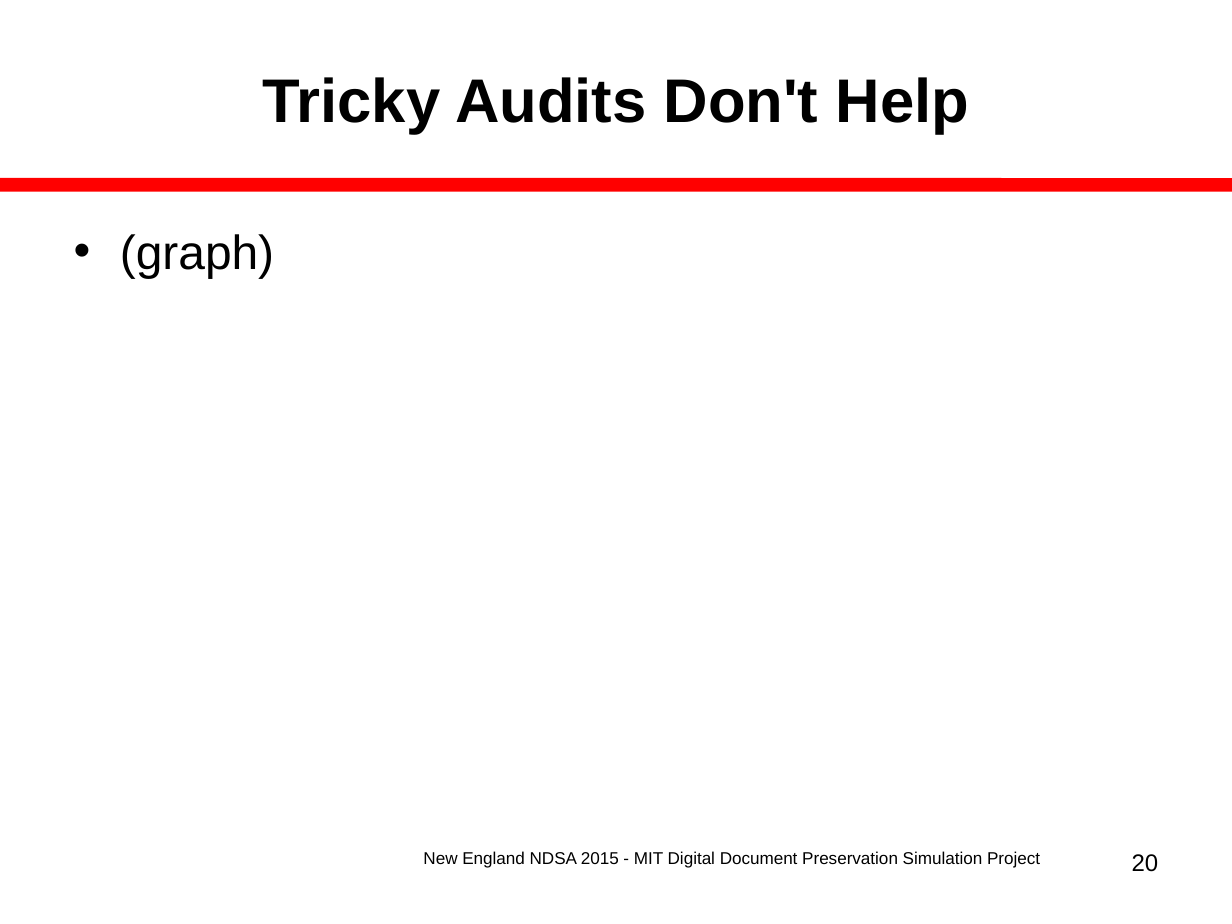
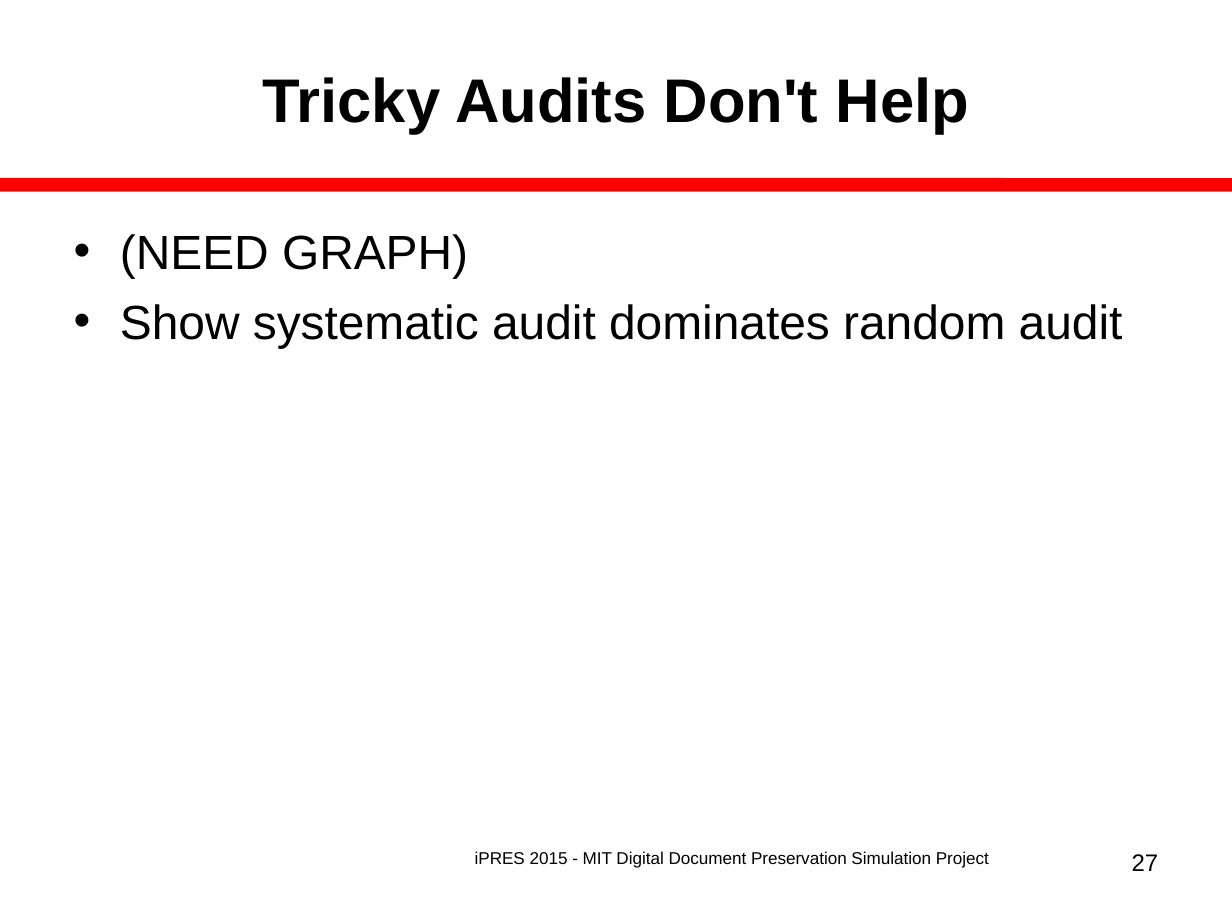
Before and after one commit to MIT-Informatics/PreservationSimulation, a slide deck: slide 27 of shelf/docs/Slides_iPres2015Nov.ppt (slide 20 before the commit). Drawn at 1232x924 pixels with LibreOffice and Linux fonts; fonts in the diff are those of the drawing. Boxes give left, top, right and bottom in pixels: in the first picture for what was removed or moved away, otherwise in the second. Text is boxed around its words. In the diff, an @@ line names an element or a change of style, - is before the commit and + after.

```diff
--- a/shelf/docs/Slides_iPres2015Nov.ppt
+++ b/shelf/docs/Slides_iPres2015Nov.ppt
@@ text at (x1=120, y1=234, x2=1123, y2=348): text changed @@
-• (graph)
+• (NEED GRAPH)
+• Show systematic audit dominates random audit
@@ text at (x1=475, y1=851, x2=989, y2=868): text changed @@
-New England NDSA 2015 - MIT Digital Document Preservation Simulation Project
+iPRES 2015 - MIT Digital Document Preservation Simulation Project
@@ page number at (x1=1132, y1=854, x2=1159, y2=871): text changed @@
-20
+27
```
Also in this commit, not shown: 26 other slides changed, 7 slides added, 10 other files.
